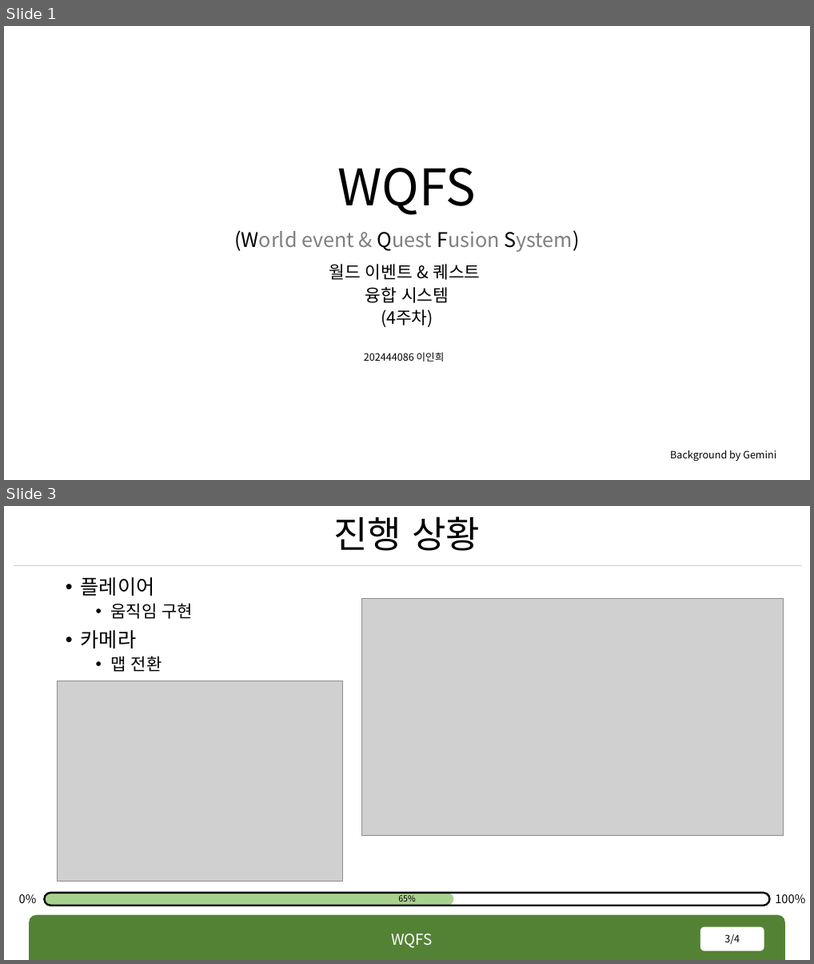
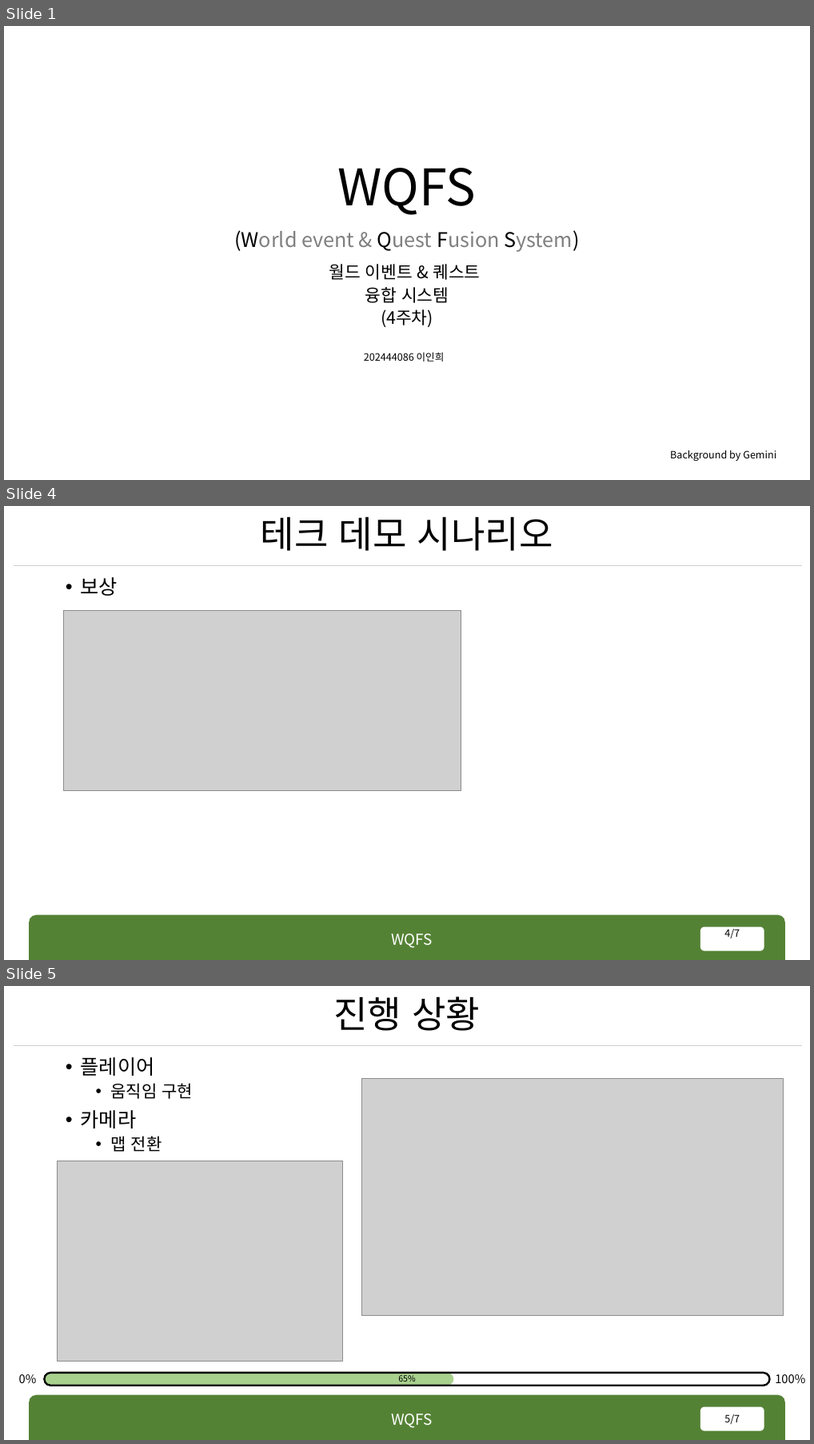
Before and after one commit to rennOobayashi/WQFS, a slide deck: WQFS.pptx. Shown one above the other, each under a label of ours: slides 1 and 3 before the commit, slides 1, 4 and 5 after it; the slides between them are not shown. The pictures are 814x964 and 814x1444 pixels, drawn with LibreOffice and Linux fonts; fonts in the diff are those of the drawing; grey boxes stand for pictures; background and template pictures are left out. Boxes give left, top, right and bottom in pixels: in the first picture for what was removed or moved away, otherwise in the second. Text is boxed around its words. In the diff, an @@ line names an element or a change of style, - is before the commit and + after.

```diff
--- a/WQFS.pptx
+++ b/WQFS.pptx
@@ slide 4 added at (4,506,810,960), background #FFFFFF; not listed: 3 template elements that a slide beside it also shows @@
@@ title added at (261,516,554,551), 44 pt, text #000000 @@
+테크 데모 시나리오
@@ text added at (81,577,118,596), 24 pt, text #000000 @@
+• 보상
@@ picture added at (64,610,462,790) @@
@@ page number added at (701,927,765,951), fill #FFFFFF, 12 pt, text #000000 @@
+4/7
@@ what was slide 3 is now slide 5 @@
@@ page number at (725,1414,740,1424): text changed @@
-3/4
+5/7
```
Also in this commit, not shown: 1 slide changed, 1 other slide added, 1 other file.
